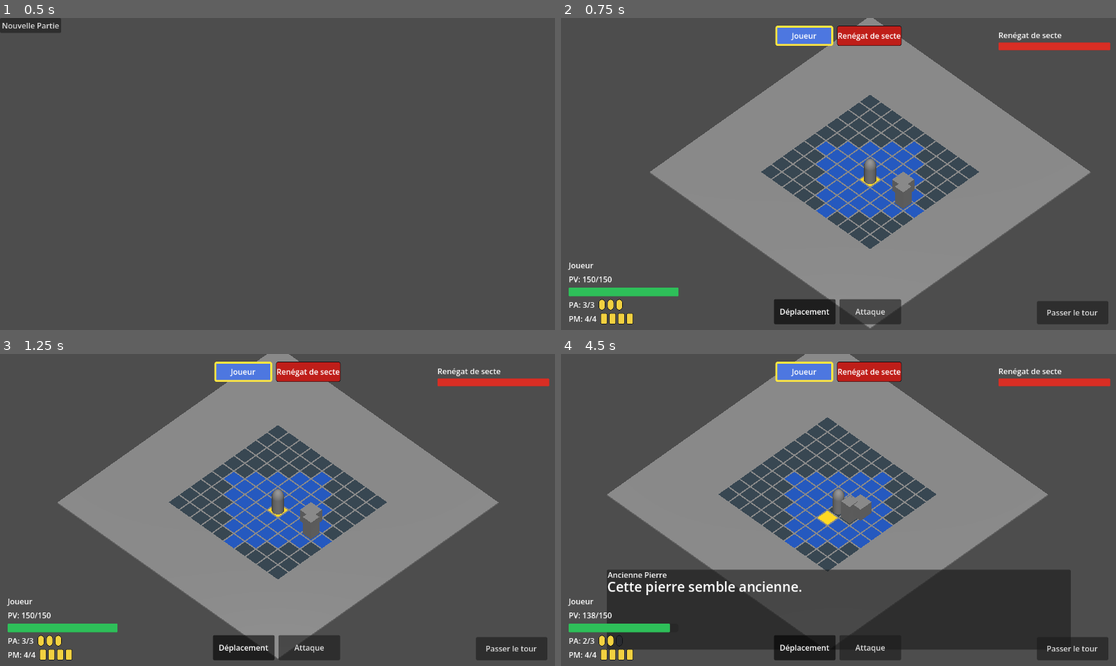
Above: before the commit, frames 1-4 (two rows, left to right).
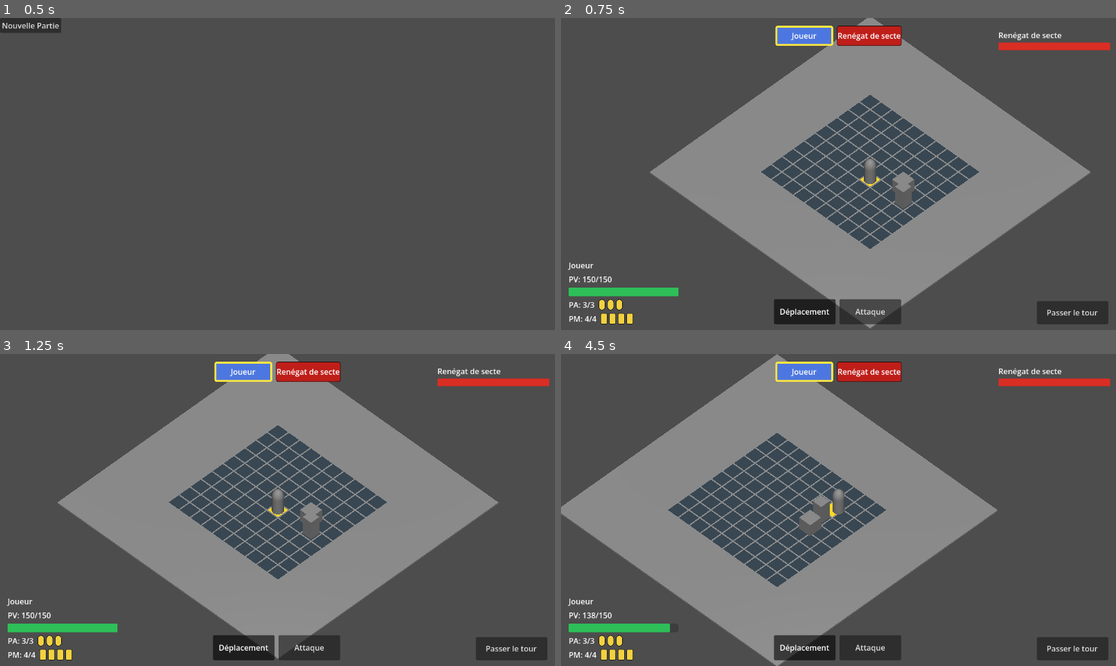
Above: after the commit, the same moments.

Repository: sillpct/lagoutte
Game: Godot game, scene res://scenes/main/main.tscn
The game is run twice, just before and just after one commit, with the same random seed, the same clock (stepped at 60 frames per second) and the same inputs.
Inputs (mouse positions are in pixels of both pictures, inside the frame that each line leads up to):
- Up to frame 1 (0.5 s): no input
- Up to frame 2 (0.75 s): click "Nouvelle Partie" at 0.5 s
- Up to frame 3 (1.25 s): no input
- Up to frame 4 (4.5 s): tap Enter (ui_accept) at 1.25, 2.27, 2.3, 2.57, 3.05, 3.5, 3.77, 3.8, 4.07 s; move the mouse to (960, 494) at 1.27 s; hold Right (ui_right) 1.28-2.03 s; hold Enter (ui_accept) 1.28-2.03 s; click (960, 494) at 1.42 s; move the mouse to (727, 525) at 2.02 s; hold Down (ui_down) 2.03-2.78 s; tap T (end_turn) at 2.1 s; click (727, 525) at 2.17 s; move the mouse to (894, 441) at 2.77 s; hold Right (ui_right) 2.78-3.53 s; hold E (interact) 2.78-3.53 s; click (894, 441) at 2.92 s; move the mouse to (810, 572) at 3.52 s; hold Up (ui_up) 3.53-4.25 s; tap A (toggle_attack_mode) at 3.6 s; click (810, 572) at 3.67 s; click "Déplacement" at 4.25 s

Frame 1 is identical in both runs. In frame 2, 2.9% of the frame differs, in the area x 45-66%, y 39-65%; in frame 3, 2.9%; in frame 4, 40%, in the area x 0-92%, y 0-100%.

Commit message:
Update combat_movement.gd

Diff:
--- a/scenes/combat/combat_movement.gd
+++ b/scenes/combat/combat_movement.gd
@@ -11,8 +11,8 @@
 
 const START_CELL := Vector2i(5, 5)
 const NORMAL_CELL_COLOR := Color(0.22, 0.28, 0.32)
-const REACHABLE_CELL_COLOR := Color(0.15, 0.35, 0.75)
 const CURSOR_CELL_COLOR := Color(1.0, 0.85, 0.15)
+const INVALID_WORLD_POSITION := Vector3(INF, INF, INF)
 
 @export var grid: CombatGrid
 @export var combat_manager: CombatManager
@@ -20,8 +20,8 @@
 @export var combat_attack: Node
 
 var cursor_cell := START_CELL
+var movement_target_world := Vector3.ZERO
 var current_mode := PlayerCombatMode.NEUTRAL
-var _reachable_cells: Array[Vector2i] = []
 var _event_bus = null
 
 func _ready() -> void:
@@ -44,6 +44,7 @@
 		return
 
 	cursor_cell = START_CELL
+	movement_target_world = active_unit.global_position
 	set_combat_mode(PlayerCombatMode.MOVEMENT)
 	print(
 		"Case (5, 5) — occupant : ", grid.get_occupant(5, 5),
@@ -64,7 +65,7 @@
 			_update_cursor_from_mouse(event.position)
 			if is_attack_mode_active() or is_neutral_mode_active():
 				return
-			_try_move_to_cursor()
+			_try_move_to_world_target()
 			get_viewport().set_input_as_handled()
 			return
 
@@ -83,38 +84,15 @@
 	elif event.is_action_pressed("ui_right"):
 		cursor_delta.x += 1
 	elif event.is_action_pressed("ui_accept"):
-		if is_attack_mode_active() or is_neutral_mode_active():
-			return
-		_try_move_to_cursor()
-		get_viewport().set_input_as_handled()
 		return
 
 	if cursor_delta == Vector2i.ZERO:
 		return
-	if is_neutral_mode_active():
+	if is_neutral_mode_active() or is_movement_mode_active():
 		return
 
 	_move_cursor(cursor_delta)
 	get_viewport().set_input_as_handled()
-
-func get_reachable_cells() -> Array[Vector2i]:
-	var result: Array[Vector2i] = []
-	if combat_manager.combat_over:
-		return result
-	if combat_manager.get_current_unit() != active_unit:
-		return result
-
-	var origin := grid.world_to_cell(active_unit.global_position)
-
-	for row in range(grid.grid_height):
-		for col in range(grid.grid_width):
-			if not grid.is_cell_free(col, row):
-				continue
-			var destination := Vector2i(col, row)
-			if CombatRules.get_manhattan_distance(origin, destination) <= combat_manager.get_pm_current(active_unit):
-				result.append(destination)
-
-	return result
 
 func _move_cursor(delta: Vector2i) -> void:
 	var next_cell := cursor_cell + delta
@@ -128,47 +106,66 @@
 	_refresh_display()
 
 func _update_cursor_from_mouse(mouse_position: Vector2) -> void:
+	var world_position := _get_world_position_from_mouse(mouse_position)
+	if world_position == INVALID_WORLD_POSITION:
+		return
+
+	if is_movement_mode_active():
+		movement_target_world = world_position
+
+	var cell := grid.world_to_cell(world_position)
+	if not grid.is_valid_cell(cell.x, cell.y):
+		return
+	if cell == cursor_cell:
+		return
+
+	cursor_cell = cell
+	_refresh_display()
+
+func _get_world_position_from_mouse(mouse_position: Vector2) -> Vector3:
 	var camera := get_viewport().get_camera_3d()
 	if camera == null:
-		return
+		return INVALID_WORLD_POSITION
 
 	var ray_origin := camera.project_ray_origin(mouse_position)
 	var ray_direction := camera.project_ray_normal(mouse_position)
 	if is_zero_approx(ray_direction.y):
-		return
+		return INVALID_WORLD_POSITION
 
 	var distance_to_grid_plane := (grid.global_position.y - ray_origin.y) / ray_direction.y
 	if distance_to_grid_plane < 0.0:
-		return
-
-	var world_position := ray_origin + ray_direction * distance_to_grid_plane
-	var cell := grid.world_to_cell(world_position)
-	if not grid.is_valid_cell(cell.x, cell.y):
-		return
-	if cell == cursor_cell:
-		return
-
-	cursor_cell = cell
-	_refresh_display()
-
-func _try_move_to_cursor() -> void:
+		return INVALID_WORLD_POSITION
+
+	return ray_origin + ray_direction * distance_to_grid_plane
+
+func _try_move_to_world_target() -> void:
 	if combat_manager.combat_over:
 		return
 	if combat_manager.get_current_unit() != active_unit:
 		print("Déplacement refusé : ce n'est pas le tour de cette unité.")
 		return
 
-	if not _reachable_cells.has(cursor_cell):
-		print("Déplacement refusé : case hors portée, occupée ou invalide.")
-		return
-
-	var origin := grid.world_to_cell(active_unit.global_position)
-	var cost := CombatRules.get_manhattan_distance(origin, cursor_cell)
-	if cost > combat_manager.get_pm_current(active_unit):
+	var movement_budget := combat_manager.get_pm_current(active_unit)
+	if movement_budget <= 0:
 		print("Déplacement refusé : PM insuffisants.")
 		return
 
-	if not grid.place_unit(active_unit, cursor_cell.x, cursor_cell.y):
+	var origin := active_unit.global_position
+	var destination := movement_target_world
+	var distance_to_target := CombatRules.get_world_distance(origin, destination)
+	if distance_to_target > float(movement_budget):
+		destination = CombatRules.get_world_step_toward(origin, destination, float(movement_budget))
+
+	var distance_traveled := CombatRules.get_world_distance(origin, destination)
+	if is_zero_approx(distance_traveled):
+		return
+
+	var cost := ceili(clampf(distance_traveled, 0.0, float(movement_budget)))
+	if cost > movement_budget:
+		print("Déplacement refusé : PM insuffisants.")
+		return
+
+	if not grid.place_unit_at_world(active_unit, destination):
 		print("Déplacement refusé : placement impossible.")
 		return
 
@@ -176,16 +173,14 @@
 		print("Déplacement refusé : PM insuffisants.")
 		return
 
+	movement_target_world = active_unit.global_position
+	cursor_cell = grid.world_to_cell(active_unit.global_position)
 	print(
-		"Déplacement vers ", cursor_cell,
+		"Déplacement vers ", active_unit.global_position,
 		" | coût : ", cost,
 		" | PM restants : ", combat_manager.get_pm_current(active_unit),
 		" / ", combat_manager.get_pm_max(active_unit)
 	)
-	_refresh_reachable_cells()
-
-func _refresh_reachable_cells() -> void:
-	_reachable_cells = get_reachable_cells()
 	_refresh_display()
 
 func _on_turn_started(unit: Node) -> void:
@@ -209,10 +204,8 @@
 		for col in range(grid.grid_width):
 			grid.set_cell_color(col, row, NORMAL_CELL_COLOR)
 
-	for cell in _reachable_cells:
-		grid.set_cell_color(cell.x, cell.y, REACHABLE_CELL_COLOR)
-
-	grid.set_cell_color(cursor_cell.x, cursor_cell.y, CURSOR_CELL_COLOR)
+	if grid.is_valid_cell(cursor_cell.x, cursor_cell.y):
+		grid.set_cell_color(cursor_cell.x, cursor_cell.y, CURSOR_CELL_COLOR)
 
 func _refresh_neutral_display() -> void:
 	for row in range(grid.grid_height):
@@ -234,7 +227,9 @@
 		PlayerCombatMode.NEUTRAL:
 			_refresh_neutral_display()
 		PlayerCombatMode.MOVEMENT:
-			_refresh_reachable_cells()
+			movement_target_world = active_unit.global_position
+			cursor_cell = grid.world_to_cell(active_unit.global_position)
+			_refresh_display()
 		PlayerCombatMode.ATTACK:
 			if combat_attack != null and combat_attack.has_method("refresh_attack_cells"):
 				combat_attack.refresh_attack_cells()
